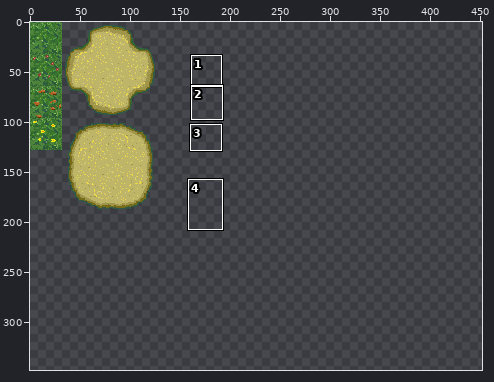
Sprite sheet: assets/images/tiled/tiled_projects/Syysjam23Tiled/Ground.png. The first picture is a wide view before the edit; the outline marks the close-up.
Close-up. First the earlier version:
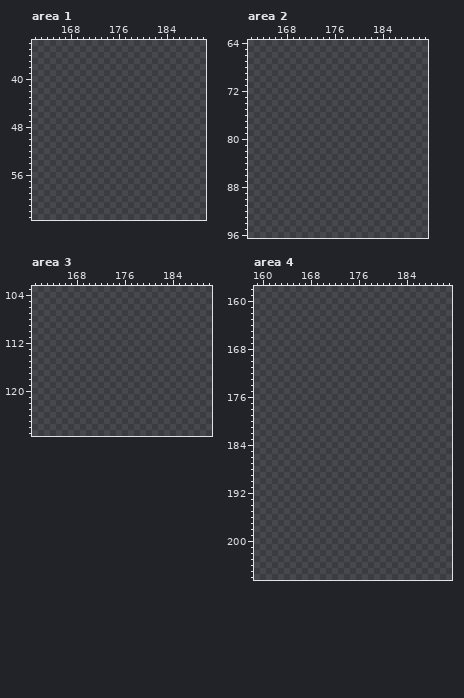
The file is 512x512 pixels. Colours within 5 levels of each other are drawn and written as one. Shown: area 1: x 162..190, y 34..63; area 2: x 162..191, y 64..96; area 3: x 161..190, y 103..127; area 4: x 159..191, y 158..206. The wide view leaves out empty margins. The commit also changed other parts of the picture, which this record leaves out.
And afterwards:
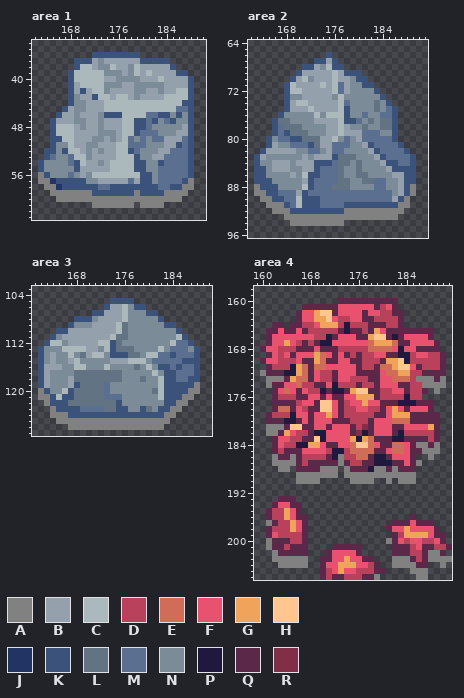
Palette (. is transparent): A #818181  B #94a0ab  C #abb9bd  D #b9415b  E #cf6d59  F #e9526f  G #f0a35a  H #ffc690  J #213464  K #3b527b  L #627484  M #5b6f90  N #7c8b98  P #21183e  Q #5b2849  R #812e48
The exact change:
--- area 1
@@ x 162..190 @@
 35 .............................
-36 .............................
-37 .............................
-38 .............................
-39 .............................
-40 .............................
-41 .............................
-42 .............................
-43 .............................
-44 .............................
-45 .............................
-46 .............................
-47 .............................
-48 .............................
-49 .............................
-50 .............................
-51 .............................
-52 .............................
-53 .............................
-54 .............................
-55 .............................
-56 .............................
-57 .............................
-58 .............................
-59 .............................
-60 .............................
-61 .............................
+36 ..........KKKKKKKK...........
+37 .......KKKBNBBBBBBKKKKK......
+38 .......KCCBNNCBBNCBBBBBK.....
+39 ......KCCCCCNNNBNCBCBBBBKK...
+40 ......KCCCCCBBNNNNBBBCBBBBK..
+41 ......KBCCCCNNNBBNNNNNBBBBK..
+42 ......KBKBCCNBBBBNNBBNBBCCK..
+43 ......KNBBKCCBCCBNBBBBCCCCK..
+44 ......KNNBBBCCCCCCCCCCCCCKK..
+45 .....KBNNBBBCCCCCCCCCCCCMMK..
+46 ....KBBNBBBNKKKCCCCMMKKNKNK..
+47 ...KBBBNNBBNBBBCCKKMKNMKNNK..
+48 ...KCCCBNBBNBBBCCKKMNNNNNBK..
+49 ...KCCCBBBBNNNBCCKMMMNNNBBK..
+50 ...KKCCBBBNNBNBCMNMNMMBBBMK..
+51 ...KNNCBBNNBBBCCMMMNNNBBKMK..
+52 ..KKNKCCBNBNBBCCKMNNNBBMMMK..
+53 ..KMNNMCCNBBBBCCCKNNBBMMMMK..
+54 .KNNNNMKCBBNBCCCCKKNNKMMMMK..
+55 .KNNNNNKBBBBBCCCCKKNNMMMMMK..
+56 .AKNNNMNBNCCCCCCCCKKNMMMMMK..
+57 .AAJKKKKKNNBBBBBMBKKNMMMMKA..
+58 ..AAJKKKKKKMMKKKKKKKKMMKKAA..
+59 ...AAAAAAAKKKKKKKAKKKKAAAA...
+60 ....AAAAAAAAAAAAAAAAAAAAA....
+61 ..........AAAAAAA.AAAA.......
 62 .............................
--- area 2
@@ x 162..191 @@
 65 ..............................
-66 ..............................
-67 ..............................
-68 ..............................
-69 ..............................
-70 ..............................
-71 ..............................
-72 ..............................
-73 ..............................
-74 ..............................
-75 ..............................
-76 ..............................
-77 ..............................
-78 ..............................
-79 ..............................
-80 ..............................
-81 ..............................
-82 ..............................
-83 ..............................
-84 ..............................
-85 ..............................
-86 ..............................
-87 ..............................
-88 ..............................
-89 ..............................
-90 ..............................
-91 ..............................
-92 ..............................
-93 ..............................
-94 ..............................
+66 .............K................
+67 ...........KKBK...............
+68 .........KKBNCKK..............
+69 ........KBBBBBCBKKK...........
+70 .......KBCNBBBCBBNKK..........
+71 ......KCBBBBCBCMBNNKK.........
+72 ......KCCBBBBBCMBNNNNK........
+73 ......KNNBBBBBNCNNNNNNK.......
+74 ......KBCCBBBBBCMNNNNLNK......
+75 ......KBBBCBBBBCKNNNNLNMK.....
+76 .....KNNNNNCNCCCKNNMNNMMK.....
+77 ....KLLNNNNBBBBCKKMNLNLLK.....
+78 ....KMLLLNNNNBBCBNNLNNLLK.....
+79 ....KMKLLLNNNBBCBBBMMMNNK.....
+80 ...KNMMKKLLLBBCNMNBMMMMMK.....
+81 ...KBNNMMMKLBBMMMNNBKMMMMK....
+82 ..KBBBBBNNMMNBMMNNNNBKMMMMK...
+83 .KBNNNNNNBNBBBKLLLNNNBKMMMMK..
+84 .KNNBBBNBBBKKKMLLNLNNNBKKMMK..
+85 .KKNBBBNNBBKMMMLNNLNNNNBKKKK..
+86 .KKNNNNBNCKKMMMLNNLLNNNNBBKK..
+87 .KKKNNNNNBKMMMMLLNNLLMMNNBKK..
+88 .AKKKNNNNCKMMMLLLNNNNMMNNBKA..
+89 .AAKKMMMBKMMMMMMMMMMMMMMNBKA..
+90 ..AAKKMMCKKKMMMMMMMMMMMMBKA...
+91 ...AAAKMCKKKMMMMKKKKKKKKKAA...
+92 ....AAAKKKKKKKKKAAAAAAAAAA....
+93 ......AAAAAAAAAAAAAAAAAAA.....
+94 .......AAAAAAAAA..............
 95 ..............................
--- area 3
@@ x 161..190 @@
 104 ..............................
-105 ..............................
-106 ..............................
-107 ..............................
-108 ..............................
-109 ..............................
-110 ..............................
-111 ..............................
-112 ..............................
-113 ..............................
-114 ..............................
-115 ..............................
-116 ..............................
-117 ..............................
-118 ..............................
-119 ..............................
-120 ..............................
-121 ..............................
-122 ..............................
-123 ..............................
-124 ..............................
-125 ..............................
-126 ..............................
+105 .............KKKK.............
+106 ............KBBCNKK...........
+107 ..........KKBBBCNNNKK.........
+108 .......KKKNBBBBCNNNNNK........
+109 ......KNNNBBBBCLNNNNNNKK......
+110 ....KKBBBBBBBBCLNNNNNNNNK.....
+111 ...KNBBBBBBBBCLLNNNNNNNNCK....
+112 ..KCCNBBBBBCCKLNNNNNNNNCMMK...
+113 .KNNNCCCCBBNCKLLLNNNNCNMMMNK..
+114 .KNBNNCNLBCCNKKKLLNCCMMKMMMK..
+115 .KNBNNBCNNNNNBBBCCCNMMMMMKKK..
+116 .KBBBNNCCNNNCNNNNLNCNKKMKMMK..
+117 .KBNNNNLLLLLLLLNNNNNCNKKMMMK..
+118 .KBNNNBLLLLLLLLNNNLNNCKKMMKK..
+119 .KBNNNBKLLLLMNNNNNNNNCKKKKKA..
+120 .AKNNCKLLLLLMNNNNNNNLCKKKKAA..
+121 .AAKCKKLLLLLMMMNNNNNNCKKKAA...
+122 ..AKKKLLLLLLLLKNNNNNNNKKAA....
+123 ...AKKKKMMMMLLKKNNKLNKKAA.....
+124 ...AAAKKKKKKKKKKKKKKKKAA......
+125 ....AAAAAAAAAAAAAAAAAAA.......
+126 ......AAAAAAAAAAAAAAAA........
 127 ..............................
--- area 4
@@ x 159..191 @@
 159 .................................
-160 .................................
-161 .................................
-162 .................................
-163 .................................
-164 .................................
-165 .................................
-166 .................................
-167 .................................
-168 .................................
-169 .................................
-170 .................................
-171 .................................
-172 .................................
-173 .................................
-174 .................................
-175 .................................
-176 .................................
-177 .................................
-178 .................................
-179 .................................
-180 .................................
-181 .................................
-182 .................................
-183 .................................
-184 .................................
-185 .................................
-186 .................................
-187 .................................
-188 .................................
-189 .................................
-190 .................................
+160 ..............QQQQQQQQQQ.........
+161 ........QQQQQQFFFFFFQDFQ.........
+162 .......QFFGHHQFFFFQFFDDQQ........
+163 .......QFFGGHFDDFFQQDDDDQ........
+164 ...QQ.QQDDFGGGDPDDDQQQDDQ........
+165 ..QQFQQFQDDDDDQPQQDQGFQQQQQQQQ...
+166 ..QFFFFFFFDDPQFFFQQGHHQPQFFFFQ...
+167 ..QFFGFDQDQPPFFFFFFEGGGEQQFFFFQ..
+168 .QFFDDDQQQFQQQDDDDDEEEEFPFFQQQQ..
+169 ..QFDFQFFFGEFQFQDQDDFFQQPPDFFDDQ.
+170 .QFFDDDFQQGEQQFFQQDDDQGGHPDDDDDQ.
+171 ..QDDDPGEQEEFFFFFQDDQEEGHHFQDDDQ.
+172 .AQQQPPGEQFDDQFFFQQQQFEEGGDDQQQQ.
+173 ..AAAQGEEQFDDQFFDDDQQFFEEEDAAAQA.
+174 ..AQQFFEDDQQFPDDDQDDQFFFQQDDAAAA.
+175 ...QFEFQFDDPQPPQGHHQQDDFFQDDQ.A..
+176 ...QDDDQQFFQFQQFFGGGQDDDDPDD.....
+177 ...QQQQDFFQHHFQDFFGFFQQQPPPQQQ...
+178 ...QEEQFDQQHHFQDDFFDDQFGFQFFFQ...
+179 ..QDDDPFFQFFGFQDDDDDQQFGGGQQQQQ..
+180 ..QQQPPQFQFFFQQQDDDQFFFEEEQQQQQ..
+181 ..AAAQHHQQFFQFFFQDRQFFFQQFFFFGQ..
+182 ..AAQGFDDQPPFFFFQRPQFFFQPDDDDDQ..
+183 ...QFFDDQQHPFFFFGPGEQQQPPQQQQDQ..
+184 ...QFDDPPGGFQQFFEHHEFQQEEFQAAQA..
+185 ...QDQQQFFFFDPPDEEEEQQFEEFQQAAA..
+186 ...AQQAQDDDDQPADDEEQPPQFFFQ..A...
+187 ...AAAAQDQQQQQAQDDQQPPPQQFQA.....
+188 ....AA.QQQQAAA.AQQQPAAQAQQQ......
+189 .......AAAAAAA.AAAAAAAAAAAA......
+190 .......AAAA.....AAAA..A.AAA......
 191 .................................
 192 .................................
-193 .................................
-194 .................................
-195 .................................
-196 .................................
-197 .................................
-198 .................................
-199 .................................
-200 .................................
-201 .................................
-202 .................................
-203 .................................
-204 .................................
-205 .................................
-206 .................................
+193 ....QQQ..........................
+194 ...QFFQQ.........................
+195 ..QDDGFQ.........................
+196 ..QDDGFQQ.................Q......
+197 ..AQDDGFQ..............QQQFQQQ...
+198 ..QDDDGFQ.............QFFGFFFFQ..
+199 ..QFDDDDQ..............QDGGGGFQQ.
+200 ..AQQQDDQ.............AQFDFFDDFQ.
+201 ..AQQDQQQ....QQQQQ.....QQQDFQQDDQ
+202 ...AQQQQQ...QFFFFQ.....QQQDDQAAQ.
+203 ...AAAAAA..QQFFGFFQQ...AAAQDQAAAA
+204 ....AAAAA..QFFGGGFFDQ..AAAAQQ..A.
+205 ...........QDFGFFDDDQQ....AAA....
+206 ...........QDQQDDDQQA......AA....
Changed places in both close-ups, as pixel boxes (x1, y1, x2, y2):
added: (38, 52, 194, 208)
added: (254, 52, 416, 226)
added: (38, 298, 200, 430)
added: (260, 298, 452, 580)
